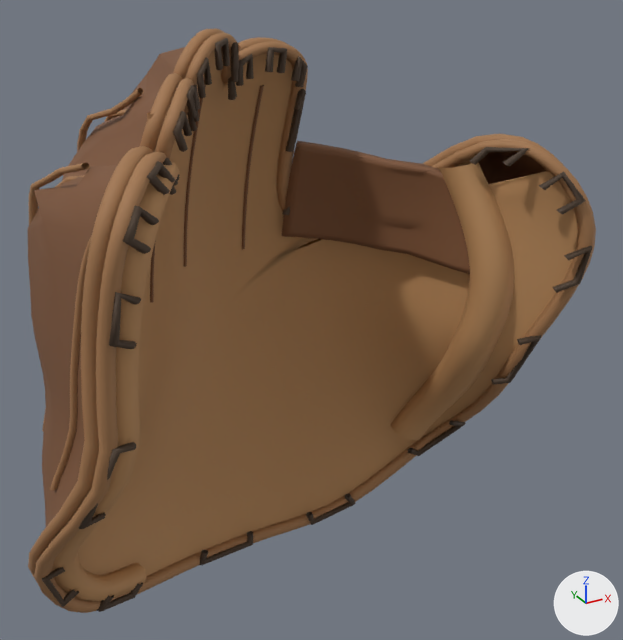
What one commit did to the glTF model assets/equipment/pitch-glove.glb.
The view is the same before and after, from a 50 mm camera at (-0.168, -0.408, 0.21) aimed at (0.025, -0.058, 0.034). The axes (+X, +Y, +Z) are drawn at lower right. The lights are the same throughout. The older version comes first. Vertices at exactly the same position are counted once.

The scene before the commit, as lines of its bpy script (objects in view):
```python
me_continuous_concave_palm_001 = bpy.data.meshes.new('Continuous concave palm.001')
me_continuous_concave_palm_001.from_pydata(...)  # 11780 vertices, 22240 faces; spans x -0.128..0.124, y -0.151..0.059, z -0.119..0.176
# faces by material slot: [4416, 6288, 9120, 1024, 1392]
me_continuous_concave_palm_001.materials.append(mat_warm_tan_palm_leather)  # orange #b88a5b
me_continuous_concave_palm_001.materials.append(mat_chestnut_outer_leather)  # brown #7c5235
me_continuous_concave_palm_001.materials.append(mat_rolled_leather_binding)  # brown #a2764d
me_continuous_concave_palm_001.materials.append(mat_suede_wrist_lining)  # brown #614835
me_continuous_concave_palm_001.materials.append(mat_dark_leather_laces)  # brown #483728
ob_pitch_glove = bpy.data.objects.new('pitch glove', me_continuous_concave_palm_001)
ob_pitch_glove.location = (0.0, 0.0, 0.0)
```
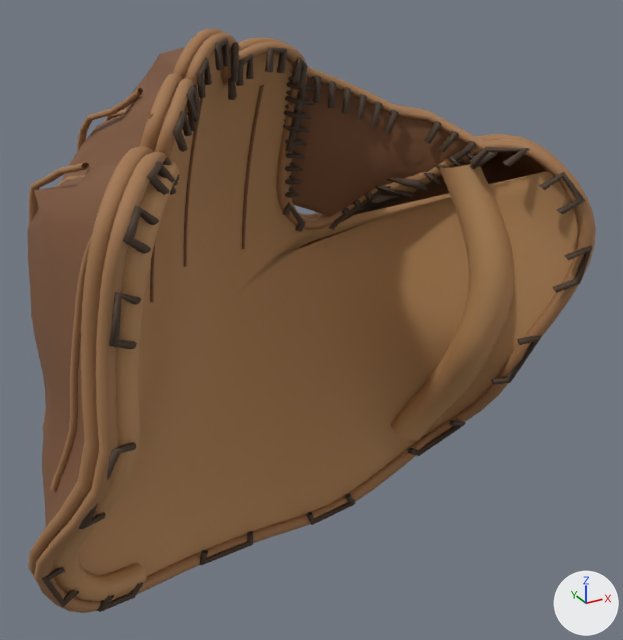
What changed in the scene script:
```text
Change me_continuous_concave_palm_001:
    used by ob_pitch_glove; location = (0.0, 0.0, 0.0)
    remove me_continuous_concave_palm_001.from_pydata(...)  # 11780 vertices, 22240 faces; spans x -0.128..0.124, y -0.151..0.059, z -0.119..0.176
    add me_continuous_concave_palm_001.from_pydata(...)  # 13340 vertices, 24880 faces; spans x -0.128..0.124, y -0.151..0.059, z -0.119..0.176
    me_continuous_concave_palm_001 part 1: 5 vertices moved within x 0.023..0.092, y -0.103..-0.021, z 0.083..0.149; 572 vertices removed from x 0.027..0.097, y -0.115..-0.015, z 0.063..0.119; 2132 vertices added at x 0.021..0.094, y -0.113..-0.017, z 0.076..0.159
```

Changed parts and their boxes [x1, y1, x2, y2] in the pictures (623 x 640 px):
part 1 of me_continuous_concave_palm_001, reshaped: before [282, 141, 470, 274]; after [283, 67, 498, 218]
